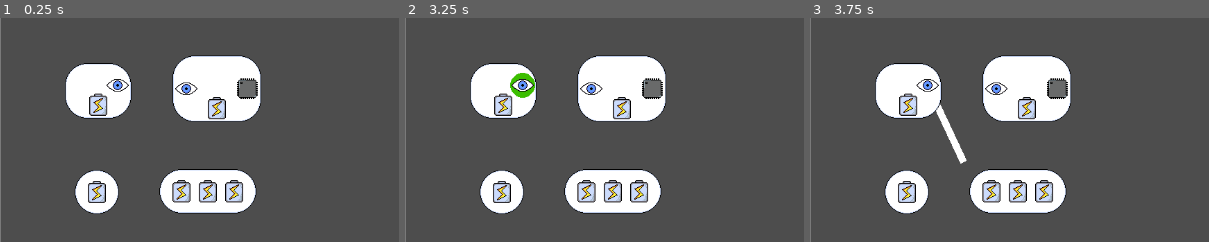
Above: before the commit, frames 1-3 (left to right).
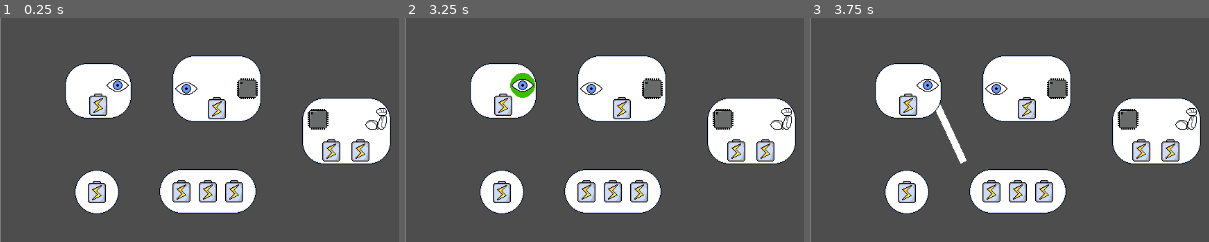
Above: after the commit, the same moments.

Repository: ARCsweden/GameJam2026SpringB
Game: Godot game, scene res://Scenes/Game/Game.tscn
Two runs of this game, one before a commit and one after it. Both use one fixed random seed, a clock stepped at 60 frames per second and the inputs below. The engine's default icon, where the game draws it, is replaced by a stand-in: a white triangle on a blue panel in a dark square.
Inputs (mouse positions are % of the whole screen's width and height, from its top left):
- Up to frame 1 (0.25 s): no input
- Up to frame 2 (3.25 s): click "Add GPU cost: 100" at 0.5 s; click "Goal Achieved Add: 100" at 1.25 s; click "Add CPU cost: 50" at 2 s; tap Enter at 2.75 s; drag from (37, 63) to (40, 39) at 2.77 s
- Up to frame 3 (3.75 s): tap Space at 3.5 s; drag from (48, 63) to (37, 43) at 3.52 s
The pictures show only the part of the screen within x 25-75%, y 24-74%; the shares and areas given below are measured in that part.

The runs differ from the first frame. In frame 1, 5.9% of the frame differs, in the area x 75-98%, y 35-66%; in frame 2, 5.9%; in frame 3, 5.9%.

Commit message:
Motion resource added + robot arm

Diff:
--- /dev/null
+++ b/Scenes/Game/Nodes/arm_simple.tscn
@@ -0,0 +1,32 @@
+[gd_scene format=3 uid="uid://bt0g5kqt42ow5"]
+
+[ext_resource type="PackedScene" uid="uid://ccnuk2wqctkw6" path="res://Scenes/Game/scematics_node.tscn" id="1_d7xf2"]
+[ext_resource type="PackedScene" uid="uid://papeltj4fgxv" path="res://Scenes/Game/node_slot.tscn" id="2_84cqp"]
+[ext_resource type="Texture2D" uid="uid://cbh58ek5y54tv" path="res://Assets/Art/arm.png" id="3_asx6s"]
+[ext_resource type="Texture2D" uid="uid://dl4e8na64nkak" path="res://Assets/Art/mcu.png" id="4_ojkko"]
+
+[node name="ScematicsNode" unique_id=1799637696 instance=ExtResource("1_d7xf2")]
+
+[node name="NodeSlot" parent="Slots" parent_id_path=PackedInt32Array(1721700871) index="0" unique_id=435795435 instance=ExtResource("2_84cqp")]
+position = Vector2(42, 76)
+
+[node name="NodeSlot2" parent="Slots" parent_id_path=PackedInt32Array(1721700871) index="1" unique_id=959180832 instance=ExtResource("2_84cqp")]
+position = Vector2(84, 76)
+
+[node name="NodeSlot3" parent="Slots" parent_id_path=PackedInt32Array(1721700871) index="2" unique_id=575134612 instance=ExtResource("2_84cqp")]
+position = Vector2(106, 31)
+type = 3
+dir = 1
+
+[node name="Sprite" parent="Slots/NodeSlot3" index="1" unique_id=883112050]
+texture = ExtResource("3_asx6s")
+
+[node name="NodeSlot4" parent="Slots" parent_id_path=PackedInt32Array(1721700871) index="3" unique_id=539755019 instance=ExtResource("2_84cqp")]
+position = Vector2(23, 31)
+type = 2
+
+[node name="Sprite" parent="Slots/NodeSlot4" index="1" unique_id=883112050]
+texture = ExtResource("4_ojkko")
+
+[editable path="Slots/NodeSlot3"]
+[editable path="Slots/NodeSlot4"]
--- a/Scenes/Game/Nodes/battery_simple.tscn
+++ b/Scenes/Game/Nodes/battery_simple.tscn
@@ -11,5 +11,4 @@
 
 [node name="NodeSlot" parent="Slots" parent_id_path=PackedInt32Array(1721700871) index="0" unique_id=435795435 instance=ExtResource("2_k250f")]
 position = Vector2(32, 32)
-type = 1
 dir = 1
--- a/Scenes/Game/Nodes/battery_super.tscn
+++ b/Scenes/Game/Nodes/battery_super.tscn
@@ -11,15 +11,12 @@
 
 [node name="NodeSlot" parent="Slots" parent_id_path=PackedInt32Array(1721700871) index="0" unique_id=435795435 instance=ExtResource("2_bnbnk")]
 position = Vector2(32, 32)
-type = 1
 dir = 1
 
 [node name="NodeSlot2" parent="Slots" parent_id_path=PackedInt32Array(1721700871) index="1" unique_id=1184792835 instance=ExtResource("2_bnbnk")]
 position = Vector2(70, 32)
-type = 1
 dir = 1
 
 [node name="NodeSlot3" parent="Slots" parent_id_path=PackedInt32Array(1721700871) index="2" unique_id=757575105 instance=ExtResource("2_bnbnk")]
 position = Vector2(108, 32)
-type = 1
 dir = 1
--- a/Scenes/Game/Nodes/camera_simple.tscn
+++ b/Scenes/Game/Nodes/camera_simple.tscn
@@ -12,11 +12,10 @@
 
 [node name="NodeSlot" parent="Slots" parent_id_path=PackedInt32Array(1721700871) index="0" unique_id=435795435 instance=ExtResource("2_hgnmj")]
 position = Vector2(48, 60)
-type = 1
 
 [node name="NodeSlot3" parent="Slots" parent_id_path=PackedInt32Array(1721700871) index="1" unique_id=1138025575 instance=ExtResource("2_hgnmj")]
 position = Vector2(76, 32)
-type = 2
+type = 1
 dir = 1
 
 [node name="Sprite" parent="Slots/NodeSlot3" index="1" unique_id=883112050]
--- a/Scenes/Game/Nodes/object_detection.tscn
+++ b/Scenes/Game/Nodes/object_detection.tscn
@@ -9,18 +9,17 @@
 
 [node name="NodeSlot" parent="Slots" parent_id_path=PackedInt32Array(1721700871) index="0" unique_id=435795435 instance=ExtResource("2_j1vgl")]
 position = Vector2(20, 48)
-type = 2
+type = 1
 
 [node name="Sprite" parent="Slots/NodeSlot" index="1" unique_id=883112050]
 texture = ExtResource("3_8n4vn")
 
 [node name="NodeSlot2" parent="Slots" parent_id_path=PackedInt32Array(1721700871) index="1" unique_id=138805625 instance=ExtResource("2_j1vgl")]
 position = Vector2(64, 76)
-type = 1
 
 [node name="NodeSlot3" parent="Slots" parent_id_path=PackedInt32Array(1721700871) index="2" unique_id=112302833 instance=ExtResource("2_j1vgl")]
 position = Vector2(108, 48)
-type = 3
+type = 2
 dir = 1
 
 [node name="Sprite" parent="Slots/NodeSlot3" index="1" unique_id=883112050]
--- a/Scenes/Game/Schematic.tscn
+++ b/Scenes/Game/Schematic.tscn
@@ -6,6 +6,7 @@
 [ext_resource type="PackedScene" uid="uid://cak87gijsxlcr" path="res://Scenes/Game/Nodes/battery_super.tscn" id="4_hqwk4"]
 [ext_resource type="PackedScene" uid="uid://bopvl8m66kr2b" path="res://Scenes/Game/Nodes/camera_simple.tscn" id="5_bb6ld"]
 [ext_resource type="PackedScene" uid="uid://cd2mf4640gwy6" path="res://Scenes/Game/Nodes/object_detection.tscn" id="6_rs2g2"]
+[ext_resource type="PackedScene" uid="uid://bt0g5kqt42ow5" path="res://Scenes/Game/Nodes/arm_simple.tscn" id="7_bb6ld"]
 
 [node name="Schematic" type="Node2D" unique_id=1559803732]
 script = ExtResource("1_3p7ui")
@@ -27,3 +28,6 @@
 
 [node name="ObjectDetection" parent="." unique_id=2018207026 instance=ExtResource("6_rs2g2")]
 position = Vector2(-39, -114)
+
+[node name="ScematicsNode2" parent="." unique_id=1585557815 instance=ExtResource("7_bb6ld")]
+position = Vector2(148, -53)
--- a/Scenes/Game/connection_manager.gd
+++ b/Scenes/Game/connection_manager.gd
@@ -3,7 +3,7 @@
 var line : Line2D = null
 var start : NodeSlot = null
 var end : NodeSlot = null
-var connection_type : ResourceTypes.RT = ResourceTypes.RT.NONE
+var connection_type : ResourceTypes.RT
 
 var connections : Array[Connection] = []
 
--- a/Scripts/connection.gd
+++ b/Scripts/connection.gd
@@ -4,7 +4,7 @@
 var line : Line2D = null
 var start : NodeSlot = null
 var end : NodeSlot = null
-var connection_type : ResourceTypes.RT = ResourceTypes.RT.NONE
+var connection_type : ResourceTypes.RT
 
 func update_line() -> void:
 	if line and start and end:
--- a/Scripts/resource_types.gd
+++ b/Scripts/resource_types.gd
@@ -1,10 +1,10 @@
 extends Node
 
 enum RT {
-	NONE,
 	POWER,
 	VISION,
 	COMPUTE,
+	MOTION,
 }
 
 enum DIR {
Binary file added: Assets/Art/arm.png
Not shown, added: Assets/Art/arm.png.import
